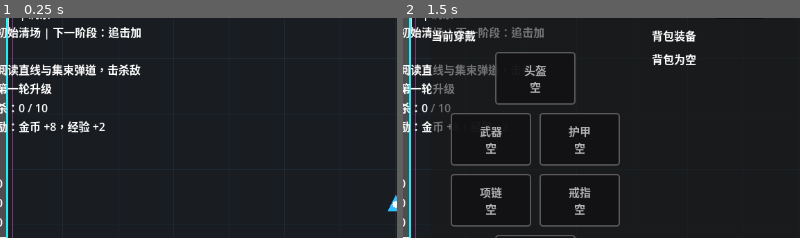
Above: before the commit, frames 1-2 (left to right).
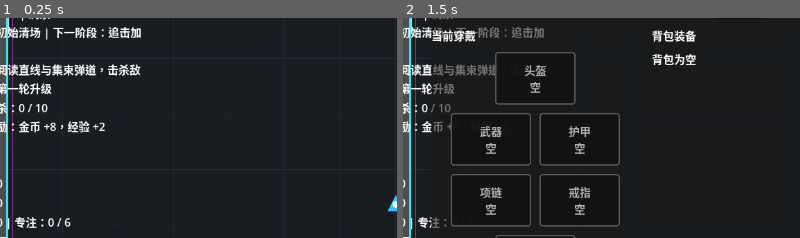
Above: after the commit, the same moments.

Repository: airisuzuki123/RogueLootPrototype
Game: Godot game, scene res://scenes/main.tscn
The game is run twice, just before and just after one commit, with the same random seed, the same clock (stepped at 60 frames per second) and the same inputs.
Inputs (mouse positions are % of the whole screen's width and height, from its top left):
- Up to frame 1 (0.25 s): no input
- Up to frame 2 (1.5 s): tap Enter at 0.5 s; move the mouse to (72, 44) at 0.52 s; hold D (move_right) 0.53-1.25 s; tap B at 0.6 s; click (72, 44) at 0.67 s; click "普通 0" at 1.25 s
The pictures show only the part of the screen within x 5-55%, y 12-62%; the shares and areas given below are measured in that part.

The runs differ from the first frame. In frame 1, 0.3% of the frame differs, in the area x 2-18%, y 90-97%; in frame 2, 0.2%.

Commit message:
调整擦弹生存奖励

Diff:
--- a/scripts/core/game_manager.gd
+++ b/scripts/core/game_manager.gd
@@ -2,7 +2,11 @@
 
 const EquipmentFactory := preload("res://scripts/items/equipment_factory.gd")
 
-const GRAZE_FEEDBACK_INTERVAL_MSEC: int = 220
+const GRAZE_REWARD_REQUIRED: int = 6
+const GRAZE_REWARD_HEAL: int = 4
+const GRAZE_REWARD_SHIELD: int = 12
+const GRAZE_REWARD_SHIELD_DURATION: float = 2.5
+const GRAZE_REWARD_COOLDOWN: float = 3.5
 const SPECIAL_NODE_MIN_INTERVAL: float = 22.0
 const BOSS_PREP_LOCKOUT_SECONDS: float = 12.0
 
@@ -370,6 +374,8 @@
 var experience_to_next_level: int = 5
 var player_health: int = 0
 var player_max_health: int = 0
+var player_graze_shield: int = 0
+var player_graze_shield_remaining: float = 0.0
 var player: Node = null
 var is_run_over: bool = false
 var is_run_completed: bool = false
@@ -408,7 +414,8 @@
 var current_phase_warning_sent: bool = false
 var latest_run_time_second: int = -1
 var phase_bullet_pattern_counters := {}
-var latest_graze_feedback_msec: int = -100000
+var graze_charge: int = 0
+var graze_reward_cooldown_remaining: float = 0.0
 
 const UPGRADE_POOL := [
 	{
@@ -462,6 +469,8 @@
 	experience_to_next_level = 5
 	player_health = 0
 	player_max_health = 0
+	player_graze_shield = 0
+	player_graze_shield_remaining = 0.0
 	player = null
 	is_run_over = false
 	is_run_completed = false
@@ -493,7 +502,8 @@
 	current_phase_warning_sent = false
 	latest_run_time_second = -1
 	phase_bullet_pattern_counters.clear()
-	latest_graze_feedback_msec = -100000
+	graze_charge = 0
+	graze_reward_cooldown_remaining = 0.0
 	gold_changed.emit(gold)
 	enemy_killed.emit(kills)
 	graze_changed.emit(grazes)
@@ -514,6 +524,7 @@
 func update_run_time(delta: float) -> void:
 	if is_run_over or is_gameplay_paused():
 		return
+	_update_graze_reward_cooldown(delta)
 	run_elapsed_time += delta
 	_update_run_phase()
 	_update_encounter_schedule()
@@ -708,6 +719,12 @@
 	player_max_health = maximum
 	health_changed.emit(current, maximum)
 
+func update_player_graze_shield(amount: int, remaining: float, emit_change: bool = true) -> void:
+	player_graze_shield = maxi(0, amount)
+	player_graze_shield_remaining = maxf(0.0, remaining)
+	if emit_change:
+		graze_changed.emit(grazes)
+
 func add_gold(amount: int, apply_bonus: bool = true) -> int:
 	if is_run_over:
 		return 0
@@ -918,11 +935,33 @@
 	if is_run_over:
 		return false
 	grazes += 1
+	graze_charge = mini(GRAZE_REWARD_REQUIRED, graze_charge + 1)
 	graze_changed.emit(grazes)
-	var now_msec := Time.get_ticks_msec()
-	if now_msec - latest_graze_feedback_msec < GRAZE_FEEDBACK_INTERVAL_MSEC:
-		return false
-	latest_graze_feedback_msec = now_msec
+	if graze_charge < GRAZE_REWARD_REQUIRED or graze_reward_cooldown_remaining > 0.0:
+		return false
+	return _trigger_graze_reward()
+
+func _update_graze_reward_cooldown(delta: float) -> void:
+	if graze_reward_cooldown_remaining <= 0.0:
+		return
+	graze_reward_cooldown_remaining = maxf(0.0, graze_reward_cooldown_remaining - delta)
+	if graze_reward_cooldown_remaining <= 0.0:
+		graze_changed.emit(grazes)
+
+func _trigger_graze_reward() -> bool:
+	graze_charge = 0
+	graze_reward_cooldown_remaining = GRAZE_REWARD_COOLDOWN
+	var healed_amount := 0
+	if player != null and player.has_method("heal_fixed_amount"):
+		healed_amount = int(player.heal_fixed_amount(GRAZE_REWARD_HEAL))
+	if player != null and player.has_method("apply_graze_shield"):
+		player.apply_graze_shield(GRAZE_REWARD_SHIELD, GRAZE_REWARD_SHIELD_DURATION)
+	var reward_parts: Array[String] = []
+	if healed_amount > 0:
+		reward_parts.append("生命 +%d" % healed_amount)
+	reward_parts.append("护盾 +%d" % GRAZE_REWARD_SHIELD)
+	_set_loot_message("擦弹专注：%s" % "，".join(reward_parts))
+	graze_changed.emit(grazes)
 	return true
 
 func add_experience(amount: int) -> void:
--- a/scripts/entities/enemy_projectile.gd
+++ b/scripts/entities/enemy_projectile.gd
@@ -103,8 +103,8 @@
 		return
 	has_grazed = true
 	if GameManager.register_graze():
-		CombatFeedback.show_text(get_tree().current_scene, player.global_position, "擦弹", Color(0.55, 0.95, 1.0, 1.0))
-		CombatFeedback.show_burst(get_tree().current_scene, player.global_position, Color(0.45, 0.9, 1.0, 0.55), 0.55)
+		CombatFeedback.show_text(get_tree().current_scene, player.global_position, "护盾", Color(0.55, 0.95, 1.0, 1.0))
+		CombatFeedback.show_burst(get_tree().current_scene, player.global_position, Color(0.45, 0.9, 1.0, 0.7), 0.85)
 
 func _on_body_entered(body: Node) -> void:
 	if body.name != "Player":
--- a/scripts/entities/player.gd
+++ b/scripts/entities/player.gd
@@ -13,6 +13,8 @@
 @export var knockback_recovery: float = 11.0
 
 var health: int
+var graze_shield: int = 0
+var graze_shield_timer: float = 0.0
 var movement_bounds: Rect2 = Rect2()
 var fire_cooldown: float = 0.0
 var invulnerability_timer: float = 0.0
@@ -48,6 +50,7 @@
 	if GameManager.is_run_over or GameManager.is_gameplay_paused():
 		return
 	_update_invulnerability(delta)
+	_update_graze_shield(delta)
 	var direction := Input.get_vector("move_left", "move_right", "move_up", "move_down")
 	velocity = direction * move_speed + knockback_velocity
 	move_and_slide()
@@ -60,9 +63,12 @@
 		return
 	invulnerability_timer = invulnerability_duration
 	knockback_velocity += knockback
-	health -= amount
+	var remaining_damage := _absorb_damage_with_graze_shield(maxi(0, amount))
+	if remaining_damage <= 0:
+		return
+	health -= remaining_damage
 	GameManager.update_player_health(max(health, 0), max_health)
-	CombatFeedback.show_damage(get_tree().current_scene, global_position, amount, Color(1, 0.25, 0.25, 1))
+	CombatFeedback.show_damage(get_tree().current_scene, global_position, remaining_damage, Color(1, 0.25, 0.25, 1))
 	CombatFeedback.show_burst(get_tree().current_scene, global_position, Color(1, 0.2, 0.2, 0.9), 1.3)
 	if health <= 0:
 		GameManager.end_run()
@@ -70,6 +76,7 @@
 
 func sync_health_state() -> void:
 	GameManager.update_player_health(health, max_health)
+	GameManager.update_player_graze_shield(graze_shield, graze_shield_timer)
 
 func set_movement_bounds(bounds: Rect2) -> void:
 	movement_bounds = bounds
@@ -82,6 +89,13 @@
 	health = min(max_health, health + amount)
 	GameManager.update_player_health(health, max_health)
 	return health - old_health
+
+func apply_graze_shield(amount: int, duration: float) -> void:
+	if amount <= 0 or duration <= 0.0 or health <= 0:
+		return
+	graze_shield = maxi(graze_shield, amount)
+	graze_shield_timer = maxf(graze_shield_timer, duration)
+	_sync_graze_shield_state()
 
 func take_event_damage(amount: int) -> int:
 	if GameManager.is_run_over or amount <= 0 or health <= 0:
@@ -310,3 +324,31 @@
 	invulnerability_timer -= delta
 	visual.modulate.a = 0.35 if int(invulnerability_timer * 20.0) % 2 == 0 else 1.0
 	hit_core.modulate = Color(1.0, 0.95, 0.35, 1.0)
+
+func _update_graze_shield(delta: float) -> void:
+	if graze_shield <= 0:
+		return
+	graze_shield_timer -= delta
+	if graze_shield_timer > 0.0:
+		GameManager.update_player_graze_shield(graze_shield, graze_shield_timer, false)
+		return
+	graze_shield = 0
+	graze_shield_timer = 0.0
+	_sync_graze_shield_state()
+
+func _absorb_damage_with_graze_shield(incoming_damage: int) -> int:
+	if incoming_damage <= 0 or graze_shield <= 0:
+		return incoming_damage
+	var absorbed := mini(graze_shield, incoming_damage)
+	graze_shield -= absorbed
+	var remaining_damage := incoming_damage - absorbed
+	if graze_shield <= 0:
+		graze_shield = 0
+		graze_shield_timer = 0.0
+	_sync_graze_shield_state()
+	CombatFeedback.show_damage(get_tree().current_scene, global_position, absorbed, Color(0.45, 0.9, 1.0, 1.0))
+	CombatFeedback.show_burst(get_tree().current_scene, global_position, Color(0.35, 0.85, 1.0, 0.75), 1.0)
+	return remaining_damage
+
+func _sync_graze_shield_state() -> void:
+	GameManager.update_player_graze_shield(graze_shield, graze_shield_timer)
--- a/scripts/ui/hud.gd
+++ b/scripts/ui/hud.gd
@@ -302,7 +302,13 @@
 	kills_label.text = "击杀：%d" % total
 
 func _on_graze_changed(total: int) -> void:
-	graze_label.text = "擦弹：%d" % total
+	var charge := int(GameManager.graze_charge)
+	var required := int(GameManager.GRAZE_REWARD_REQUIRED)
+	var shield := int(GameManager.player_graze_shield)
+	var cooldown := float(GameManager.graze_reward_cooldown_remaining)
+	var shield_text := " | 护盾：%d" % shield if shield > 0 else ""
+	var cooldown_text := " | 冷却中" if cooldown > 0.0 else ""
+	graze_label.text = "擦弹：%d | 专注：%d / %d%s%s" % [total, charge, required, shield_text, cooldown_text]
 
 func _on_health_changed(current: int, maximum: int) -> void:
 	health_label.text = "生命：%d / %d" % [current, maximum]
Not shown, added: scripts/items/choice_event.gd.uid
Not shown, changed: README.md
Not shown, changed: docs/design.md
Not shown, changed: docs/stage-plan.md
